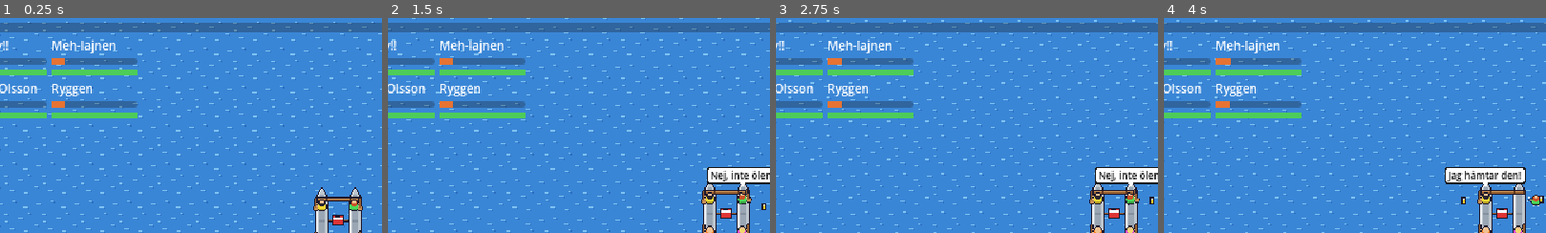
Above: before the commit, frames 1-4 (left to right).
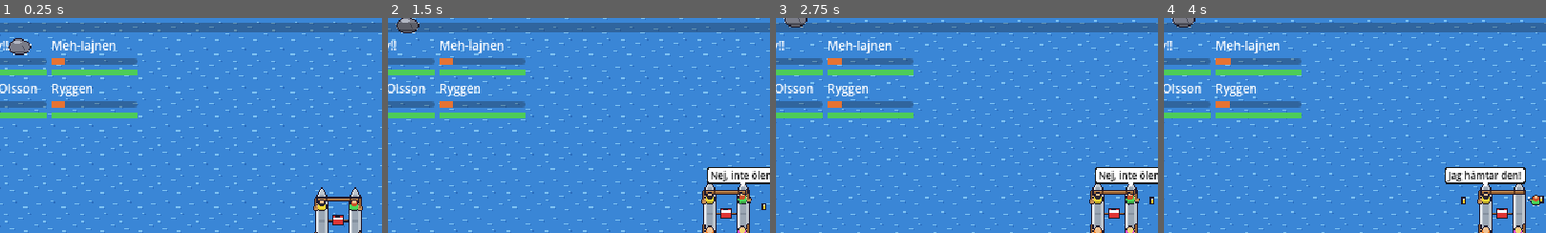
Above: after the commit, the same moments.

Repository: Freakling/PKSEI
Game: Godot game, scene res://scenes/main.tscn
Two runs of this game, one before a commit and one after it. Both use one fixed random seed, a clock stepped at 60 frames per second and the inputs below.
Inputs (mouse positions are % of the whole screen's width and height, from its top left):
- Up to frame 1 (0.25 s): no input
- Up to frame 2 (1.5 s): tap Enter (ui_accept) at 0.5, 0.77, 1.07 s; move the mouse to (72, 45) at 0.52 s; hold F6 (debug_beer_right) 0.53-1.25 s; click (72, 45) at 0.67 s; drag from (30, 55) to (45, 70) at 1.27 s
- Up to frame 3 (2.75 s): move the mouse to (60, 28) at 2.02 s; hold F6 (debug_beer_right) from 2.03 s (still down)
- Up to frame 4 (4 s): release F6 (debug_beer_right) at 2.75 s; drag from (45, 70) to (20, 35) at 2.77 s; move the mouse to (80, 65) at 3.52 s; hold F5 (debug_beer_left) from 3.53 s (still down); tap Enter (ui_accept) at 3.77 s
The pictures show only the part of the screen within x 6-56%, y 0-50%; the shares and areas given below are measured in that part.

The runs differ from the first frame. In frame 1, 0.4% of the frame differs, in the area x 2-9%, y 9-18%; in frame 2, 0.3%; in frame 3, 0.2%; in frame 4, 0.2%.

Commit message:
feat: logs and rocks crowd the path: objects within object_spread of the corridor, more of them (T76)
object_spread 300 (the fishing line's footprint needs 260), log and rock
weight 3, band density 2->4.

Co-Authored-By: Claude Fable 5.1 <noreply@anthropic.com>

Diff:
--- a/data/hazards/log.tres
+++ b/data/hazards/log.tres
@@ -6,7 +6,7 @@
 [resource]
 script = ExtResource("1_spec")
 scene = ExtResource("2_scene")
-weight = 1.0
+weight = 3.0
 first_band = 1
 shove_strength = 80.0
 hit_cooldown = 1.0
--- a/data/hazards/rock.tres
+++ b/data/hazards/rock.tres
@@ -6,7 +6,7 @@
 [resource]
 script = ExtResource("1_spec")
 scene = ExtResource("2_scene")
-weight = 1.0
+weight = 3.0
 first_band = 0
 shove_strength = 0.0
 hit_cooldown = 1.0
--- a/data/lake_tuning.tres
+++ b/data/lake_tuning.tres
@@ -12,8 +12,8 @@
 [ext_resource type="Resource" path="res://data/hazards/jetski.tres" id="10_jetski"]
 
 [sub_resource type="Curve" id="Curve_density"]
-max_value = 3.0
-_data = [Vector2(0, 1), 0.0, 2.0, 0, 1, Vector2(1, 3), 2.0, 0.0, 1, 0]
+max_value = 4.0
+_data = [Vector2(0, 2), 0.0, 2.0, 0, 1, Vector2(1, 4), 2.0, 0.0, 1, 0]
 point_count = 2
 
 [resource]
@@ -25,6 +25,7 @@
 band_length = 400.0
 density_curve = SubResource("Curve_density")
 path_width = 120.0
+object_spread = 300.0
 path_wander = 200.0
 geese_radius = 160.0
 geese_warning = 1.0
--- a/scripts/resources/lake_tuning.gd
+++ b/scripts/resources/lake_tuning.gd
@@ -24,6 +24,11 @@
 ## Width in pixels of the guaranteed path: the corridor no object is placed in, measured across
 ## the lake. A corridor as wide as the lake leaves nowhere to place anything.
 @export var path_width: float = 120.0 ## PLACEHOLDER
+## Pixels either side of the corridor's centre within which an object's centre is placed, so the
+## obstacles crowd the path; 0 places objects over the whole lake. An object's footprint still keeps
+## path_width / 2 + its half_width clear, so a spread no wider than that leaves an object no water
+## (a fishing line, half_width 200, needs a spread above 260 to fit).
+@export var object_spread: float = 300.0 ## PLACEHOLDER
 ## Furthest the corridor's centre moves across the lake, in pixels, between one band's near edge
 ## and the next's; 0 makes the path a straight line up the middle.
 @export var path_wander: float = 160.0 ## PLACEHOLDER
--- a/scripts/systems/hazards.gd
+++ b/scripts/systems/hazards.gd
@@ -27,7 +27,7 @@
 ## corridor's x is the straight line from one to the next (corridor_x(tuning, seed, y)), so the
 ## corridor is continuous across band edges; off the shore it sits at 0 (the launch) and so does
 ## the island. An object's x is drawn from the water at its y that its footprint leaves clear of
-## the corridor on either side, and an object with no such water is not placed; an event's x is
+## the corridor on either side and within object_spread of it, and an object with no such water is not placed; an event's x is
 ## drawn from the corridor's middle (within EVENT_SPREAD of its half-width either side of the
 ## centre). A band that is all corridor (path_width at or above lake_width) places events only.
 ##
@@ -176,9 +176,12 @@
 ## near edge), at an x whose footprint stays out of the corridor. The centre must be at least
 ## path_width / 2 + half_width from the corridor's centre at its y, so the water it may take is the
 ## lake less that clear zone: one piece left of it and one right of it, each cut short where the
-## zone runs past a lake edge. An x is drawn uniformly over that water, so every point it allows is
-## as likely as any other (the open width less 2 × half_width when the corridor is central). Returns
-## NOWHERE when there is no water left for the footprint at this y. `centers` is path_centers().
+## zone runs past a lake edge. With object_spread above zero the water is also cut to object_spread
+## either side of the corridor's centre, so objects crowd the path; at zero (or a spread wider than the
+## lake) it is the whole lake. An x is drawn uniformly over that water, so every point it allows is
+## as likely as any other (the open width less 2 × half_width when the corridor is central and the
+## spread is not in the way). Returns NOWHERE when there is no water left for the footprint at this y.
+## `centers` is path_centers().
 static func place(tuning: LakeTuning, centers: PackedFloat64Array, band: int, half_width: float, rng: RandomNumberGenerator) -> Vector2:
 	var half: float = tuning.lake_width * 0.5
 	var near: float = near_edge(tuning, band)
@@ -188,14 +191,19 @@
 	var centre: float = corridor_at(tuning, centers, y)
 	var left_end: float = clampf(centre - clear, -half, half)
 	var right_start: float = clampf(centre + clear, -half, half)
-	var left_width: float = left_end + half
-	var right_width: float = half - right_start
+	var left_start: float = -half
+	var right_end: float = half
+	if tuning.object_spread > 0.0:
+		left_start = maxf(-half, centre - tuning.object_spread)
+		right_end = minf(half, centre + tuning.object_spread)
+	var left_width: float = maxf(left_end - left_start, 0.0)
+	var right_width: float = maxf(right_end - right_start, 0.0)
 	var room: float = left_width + right_width
 	if room <= 0.0:
 		return NOWHERE
 	var u: float = rng.randf_range(0.0, room)
 	if u < left_width:
-		return Vector2(-half + u, y)
+		return Vector2(left_start + u, y)
 	return Vector2(right_start + (u - left_width), y)
 
 
--- a/tests/test_hazards.gd
+++ b/tests/test_hazards.gd
@@ -18,6 +18,9 @@
 ## B5: the corridor never leads into the beast's edge zone: its outer edge stays beast_edge_margin
 ## plus the beast's half-width (beast_hit_radius) inside the lake's edge. T69: nor into the beast's
 ## warning band either: the outer edge stays beast_warn_margin further in as well.
+## T76: with object_spread an object's centre lies within object_spread of the corridor's centre at
+## its y, still clear of it by path_width / 2 + half_width; at 0 (or a spread wider than the lake)
+## objects go over the whole lake, as before.
 
 const RunStateScript: GDScript = preload("res://scripts/autoload/run_state.gd")
 const LogScene: PackedScene = preload("res://scenes/hazards/log.tscn")
@@ -58,6 +61,8 @@
 	tuning.density_curve = Curves.ramp(1.0, 3.0)
 	tuning.path_width = PATH_WIDTH
 	tuning.path_wander = WANDER
+	## The lake-wide placement tests below mean the whole lake; the spread (T76) has its own tests.
+	tuning.object_spread = 0.0
 	tuning.beast_edge_margin = BEAST_MARGIN
 	tuning.beast_hit_radius = BEAST_RADIUS
 	tuning.beast_warn_margin = BEAST_WARN
@@ -274,6 +279,71 @@
 				right += 1
 	expect(left > 300 and right > 300, "objects fall on either side of the path (%d left, %d right)" % [left, right])
 	expect(closest < PATH_WIDTH * 0.5 + 5.0, "and some sit right at its edge (closest %.1f)" % closest)
+
+
+## T76: with object_spread 200 every object's centre is within 200 of the corridor at its y, and still
+## clear of it by its footprint; the bound is in use, as without the spread some sit further out.
+func test_with_object_spread_every_object_lies_within_it_of_the_corridor_and_clear_of_it() -> void:
+	tuning.object_spread = 200.0
+	var total: int = 0
+	for lake_seed: int in 100:
+		var centers: PackedFloat64Array = Hazards.path_centers(tuning, lake_seed)
+		for band: int in DENSITIES.size():
+			for generation: int in 2:
+				for placement: Hazards.Placement in Hazards.plan_band(tuning, lake_seed, band, generation):
+					var offset: float = absf(placement.position.x - Hazards.corridor_at(tuning, centers, placement.position.y))
+					var clear: float = PATH_WIDTH * 0.5 + tuning.hazards[placement.spec].half_width
+					expect(offset <= 200.0 + 0.0001, "seed %d band %d gen %d: within object_spread of the corridor (%.1f)" % [lake_seed, band, generation, offset])
+					expect(offset >= clear - 0.0001, "seed %d band %d gen %d: clear of the corridor by its footprint (%.1f, need %.1f)" % [lake_seed, band, generation, offset, clear])
+					total += 1
+	expect_eq(total, 100 * 2 * 11, "every band still draws its density, so every object was checked")
+	tuning.object_spread = 0.0
+	var beyond: bool = false
+	for lake_seed: int in 100:
+		for placement: Hazards.Placement in Hazards.plan(tuning, lake_seed):
+			if gap(placement, lake_seed) > 200.0:
+				beyond = true
+	expect(beyond, "without the spread some objects sit further than 200 out, so the bound is what keeps them in")
+
+
+## T76: with object_spread 0 objects reach the lake's edges on both sides, as before the spread.
+func test_without_object_spread_objects_reach_the_lake_edges() -> void:
+	tuning.object_spread = 0.0
+	var leftmost: float = 0.0
+	var rightmost: float = 0.0
+	for lake_seed: int in 100:
+		for placement: Hazards.Placement in Hazards.plan(tuning, lake_seed):
+			leftmost = minf(leftmost, placement.position.x)
+			rightmost = maxf(rightmost, placement.position.x)
+	expect(leftmost < -WIDTH * 0.5 + 10.0, "objects reach the left edge of the lake (%.1f)" % leftmost)
+	expect(rightmost > WIDTH * 0.5 - 10.0, "and the right edge (%.1f)" % rightmost)
+
+
+## T76: a spread wider than the lake is no narrower than the lake, so it places exactly as 0 does.
+func test_an_object_spread_wider_than_the_lake_places_as_zero_does() -> void:
+	tuning.object_spread = 0.0
+	for lake_seed: int in 20:
+		var whole: Array[Hazards.Placement] = Hazards.plan(tuning, lake_seed)
+		for spread: float in [WIDTH, WIDTH * 4.0]:
+			tuning.object_spread = spread
+			same_placements(whole, Hazards.plan(tuning, lake_seed), "seed %d, spread %.0f" % [lake_seed, spread])
+	tuning.object_spread = 0.0
+
+
+## T76: a footprint whose clear zone (path_width / 2 + half_width) reaches the spread's edge has no
+## water left, so nothing is placed; over the whole lake a footprint that clears the lake's edges still
+## fits where the corridor leaves it room.
+func test_a_footprint_whose_clear_zone_reaches_the_spread_has_no_water() -> void:
+	var wide: HazardSpec = spec(1.0, 0)
+	wide.half_width = 200.0
+	tuning.hazards = [wide]
+	tuning.object_spread = PATH_WIDTH * 0.5 + 200.0
+	expect_eq(Hazards.plan(tuning, 42).size(), 0, "a 200 footprint's clear zone (240) reaches the spread's edge: nothing is placed")
+	tuning.object_spread = 0.0
+	var placed: int = 0
+	for lake_seed: int in 20:
+		placed += Hazards.plan(tuning, lake_seed).size()
+	expect(placed > 0, "over the whole lake the same footprint fits where the path leaves room (%d placed)" % placed)
 
 
 func test_an_object_keeps_its_half_width_clear_of_the_corridor_on_both_sides() -> void:
Not shown, changed: TASKS.md
Not shown, changed: design/decisions.md
